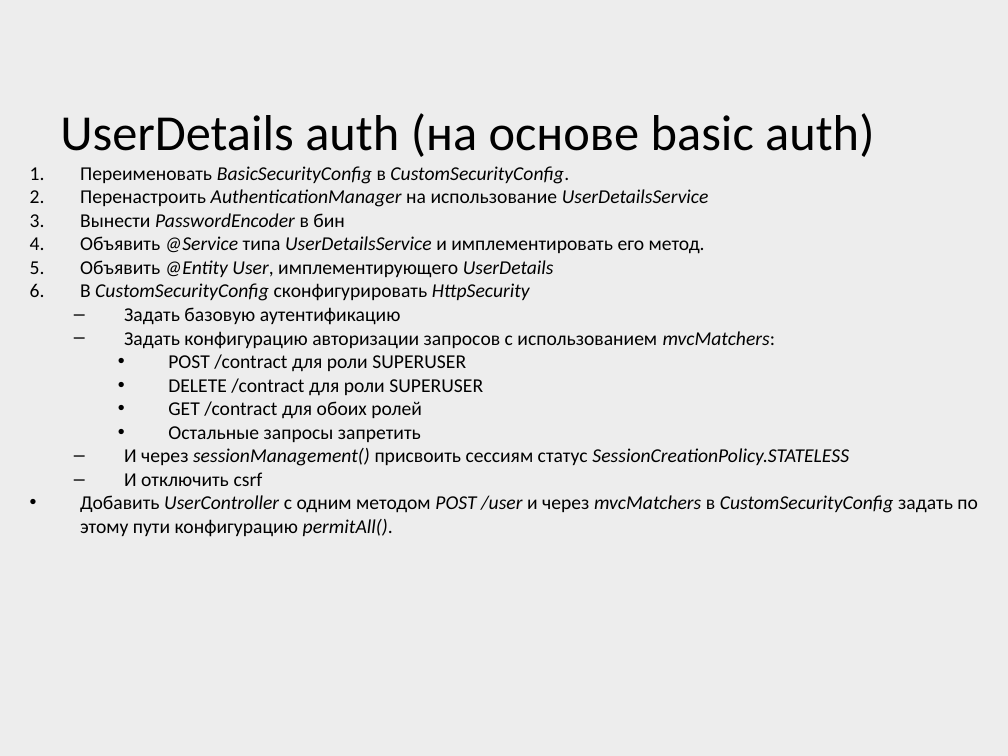
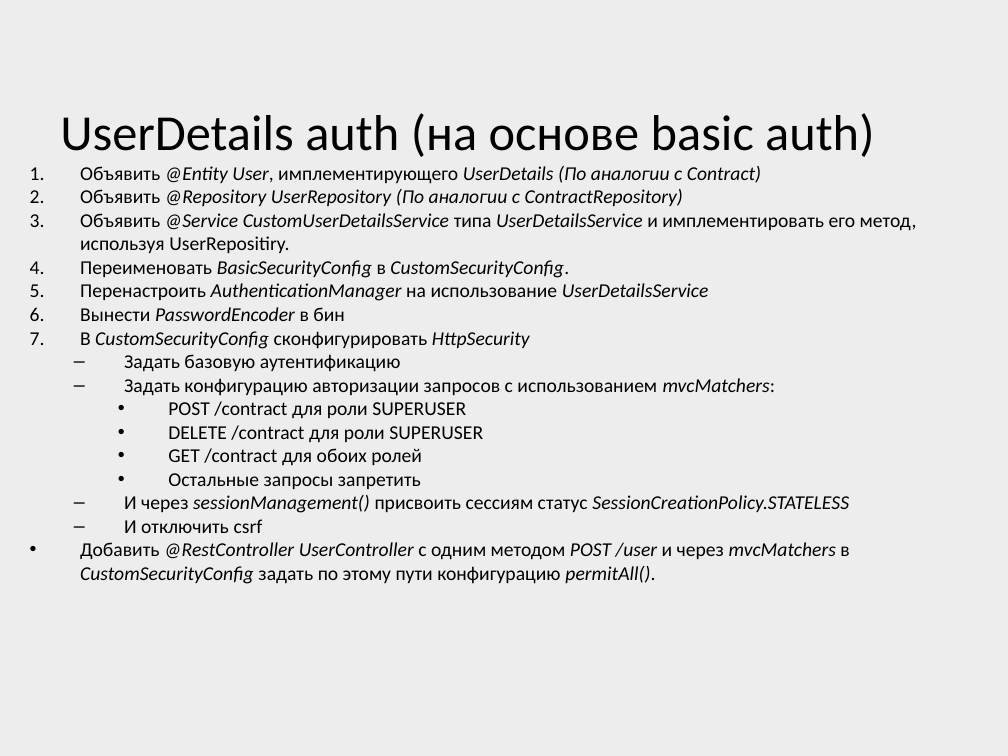
Before and after one commit to ArtemVChukin/rest-security-server, a slide deck: slide 3 of SpringSecurity.pptx. Drawn at 1008x756 pixels with LibreOffice and Linux fonts; fonts in the diff are those of the drawing; background and template pictures are left out. Boxes give left, top, right and bottom in pixels: in the first picture for what was removed or moved away, otherwise in the second. Text is boxed around its words. In the diff, an @@ line names an element or a change of style, - is before the commit and + after.

Commit message:
update pptx

```diff
--- a/SpringSecurity.pptx
+++ b/SpringSecurity.pptx
@@ text at bbox=[80, 166, 917, 253]: paragraphs added @@
+1. Объявить @Entity User, имплементирующего UserDetails (По аналогии с Contract)
+2. Объявить @Repository UserRepository (По аналогии с ContractRepository)
+3. Объявить @Service CustomUserDetailsService типа UserDetailsService и имплементировать его метод, используя UserRepositiry.
@@ text at bbox=[80, 236, 705, 278]: paragraphs removed @@
-4. Объявить @Service типа UserDetailsService и имплементировать его метод.
-5. Объявить @Entity User, имплементирующего UserDetails
@@ text at bbox=[80, 542, 849, 584]: text changed @@
-• Добавить UserController с одним методом POST /user и через mvcMatchers в CustomSecurityConfig задать по этому пути конфигурацию permitAll().
+• Добавить @RestController UserController с одним методом POST /user и через mvcMatchers в CustomSecurityConfig задать по этому пути конфигурацию permitAll().
```
Also in this commit, not shown: 1 slide added.
